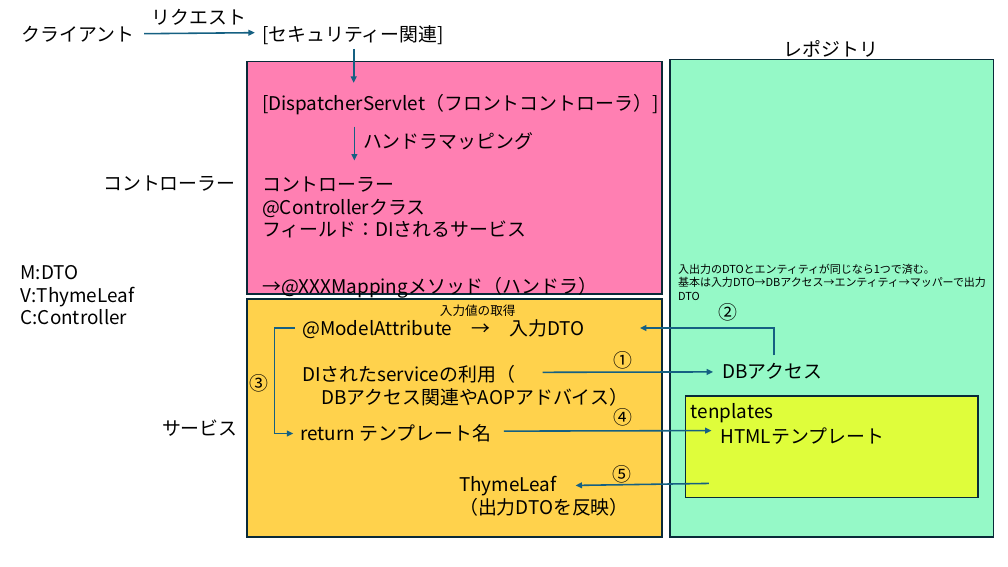
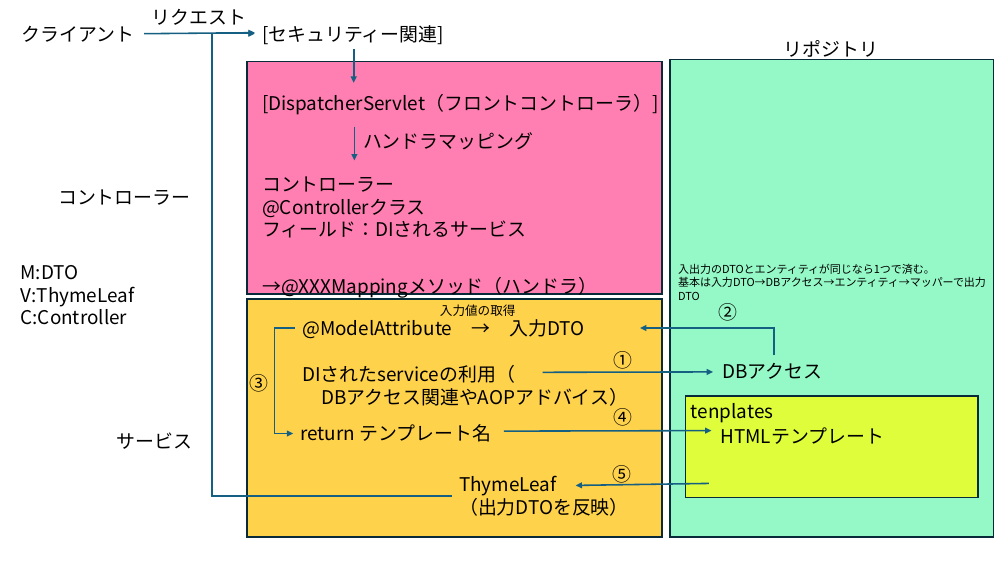
Before and after one commit to opei-lab/LoginDemo-java-, a slide deck: slide 2 of Springの構造（簡易まとめ）.pptx (slide 1 before the commit). Drawn at 1008x567 pixels with LibreOffice and Linux fonts; fonts in the diff are those of the drawing. Boxes give left, top, right and bottom in pixels: in the first picture for what was removed or moved away, otherwise in the second. Text is boxed around its words. In the diff, an @@ line names an element or a change of style, - is before the commit and + after.

```diff
--- a/Springの構造（簡易まとめ）.pptx
+++ b/Springの構造（簡易まとめ）.pptx
@@ elbow arrow added from (451, 496) to (255, 34), #156082 1.5 pt @@
@@ text at (784,40,878,61): text changed @@
-レポジトリ
+リポジトリ
@@ text "コントローラー": place and size @@
-text "コントローラー" at (103,175,235,191)
+text "コントローラー" at (58,189,190,205)
@@ text "サービス": place and size @@
-text "サービス" at (162,419,238,436)
+text "サービス" at (117,432,193,449)
```
Also in this commit, not shown: 15 slides added, 1 slide removed.
